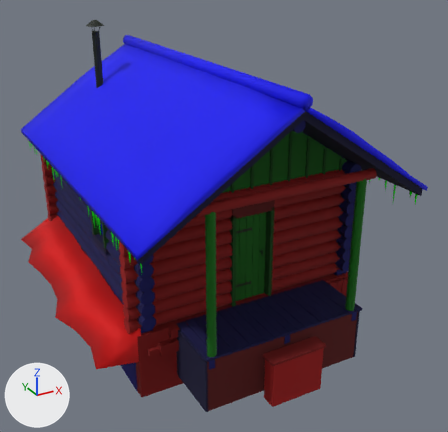
An edit to the glTF model public/models/cabin.glb, drawn before and after from the same camera.
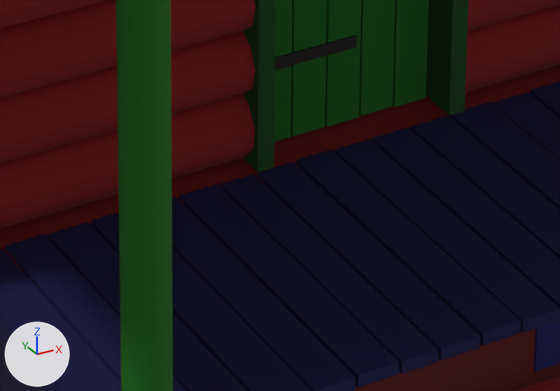
The first picture shows the older version from a 50 mm lens placed at (-5.75, -12.23, 6.65), pointed at (0.44, -0.98, 1.02). The close-ups show the older and then the newer version on the part from 41% to 65% of the width and 64% to 81% of the height of that picture. Only the edits that show in the close-ups are written down. Lighting does not change. The marker at lower left points along +X, +Y and +Z. Vertices at exactly the same position are counted once.

The older version as bpy lines, for what is in view:
```python
me_cabin = bpy.data.meshes.new('cabin')
me_cabin.from_pydata(...)  # 4720 vertices, 8208 faces; spans x -3.52..3.51, y -4.67..4.02, z -1.42..5.09
me_cabin.materials.append(mat_cabinlog)
me_cabin.materials.append(mat_cabinlogend)
me_cabin.materials.append(mat_cabintrim)
me_cabin.materials.append(mat_cabinglass)
me_cabin.materials.append(mat_cabinboard)
me_cabin.materials.append(mat_cabinshake)
me_cabin.materials.append(mat_cabinsnow)
me_cabin.materials.append(mat_cabinice)
me_cabin.materials.append(mat_cabinfloor)
me_cabin.materials.append(mat_cabinstone)
me_cabin.materials.append(mat_cabiniron)
me_cabin.materials.append(mat_cabintin)
me_cabin.materials.append(mat_cabinbark)
me_cabin_door = bpy.data.meshes.new('cabin_door')
me_cabin_door.from_pydata(...)  # 116 vertices, 180 faces; spans x 0.0..0.76, y -0.1..0.07, z 0.01..1.9
# faces by material slot: [60, 36, 84]
me_cabin_door.materials.append(mat_cabinboard)
me_cabin_door.materials.append(mat_cabintrim)
me_cabin_door.materials.append(mat_cabiniron)
ob_cabin = bpy.data.objects.new('cabin', me_cabin)
ob_cabin.location = (0.0, 0.0, 0.0)
ob_cabin_door = bpy.data.objects.new('cabin_door', me_cabin_door)
ob_cabin_door.location = (-0.38, -2.8, 0.0)
```
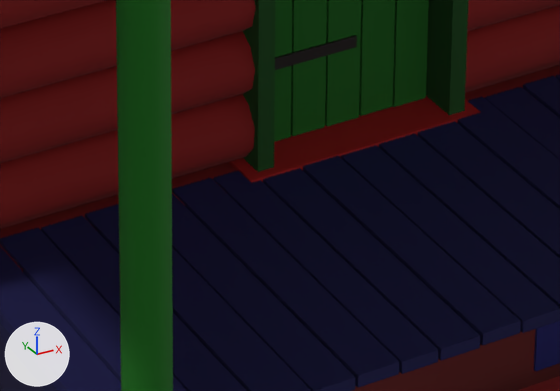
Where the change shows, as pixel boxes [x1, y1, x2, y2] in the close-ups (560 x 391 px; the box of a moved part takes in the faces that stretch with it):
part 1 of me_cabin, added (red)
    after: [228, 96, 481, 183]
part 2 of me_cabin, moved or reshaped
    before: [0, 82, 560, 391]
    after: [0, 74, 560, 391]

Edits to the bpy script that builds the scene:
```text
Change me_cabin:
    used by ob_cabin; location = (0.0, 0.0, 0.0)
    remove me_cabin.from_pydata(...)  # 4720 vertices, 8208 faces; spans x -3.52..3.51, y -4.67..4.02, z -1.42..5.09
    add me_cabin.from_pydata(...)  # 4868 vertices, 8480 faces; spans x -3.52..3.51, y -4.67..4.02, z -1.42..5.09
    me_cabin part 1: a new loose piece, a box spanning x -0.51..0.51, y -3.01..-2.59, z -0.12..0.0, in mat_cabinlogend
    me_cabin part 2
    80 vertices in x -1.69..1.79, y -2.96, z -0.06..0.0 move by (0.0, 0.05, 0.0)
    other edits to the shape of me_cabin do not show in these pictures
    add me_cabin.materials.append(mat_cabinlamp)
```
